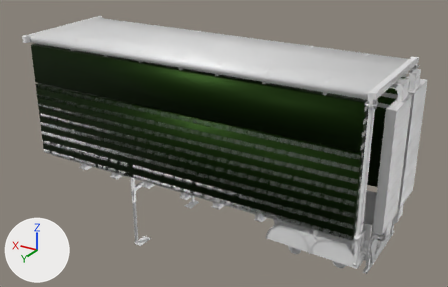
Two versions of the FBX model cage_trailer/meshes/trucks/tuning/lowmain.fbx, one commit apart.
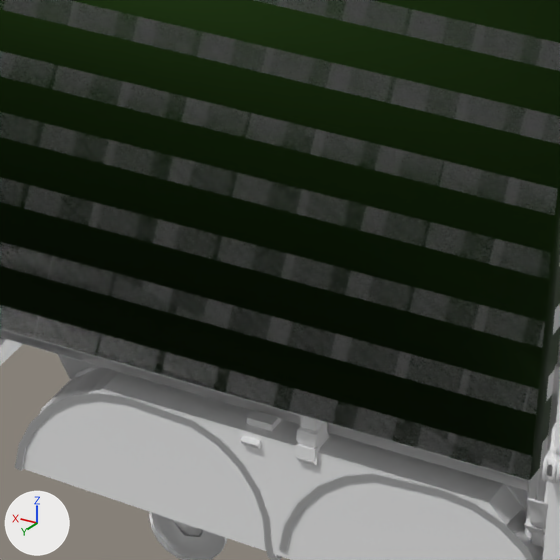
The first picture shows the older version from a 50 mm camera at (-0.1216, 0.1401, 0.0921) aimed at (-0.0516, 0.0235, 0.0337). The close-ups show both versions on the part from 59% to 80% of the width and 56% to 89% of the height of that picture; other places that the commit changed are outside them. The axes (+X, +Y, +Z) are drawn at lower left. The lights are the same throughout. Where no turn or scale is listed for an object, it has been applied to the vertices.

The first close-up shows 'cdt_Body.003', 'cdt_Lift.008', 'cdt_LowerGate.002', 'lift.003', 'main.004', 'top.001'.
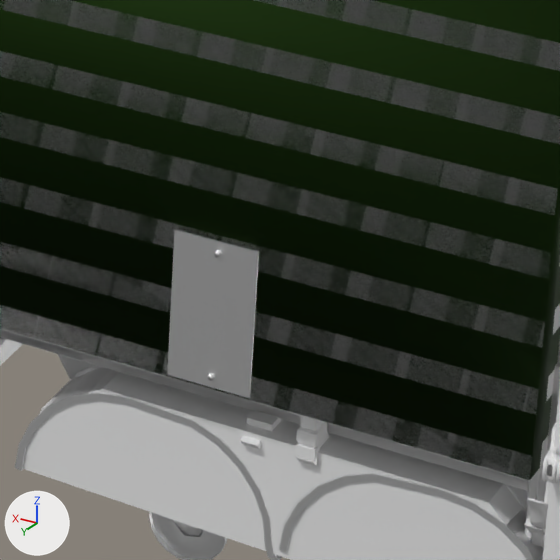
What the commit changed:
Material 'placards_mat' (mat_placards_mat) is new.
Its base color is (0.8, 0.8, 0.8) (white #e7e7e7).
Its metallic is 1.0.
Mesh me_cube_029 is new.
It has 196 vertices, 172 faces and spans x -0.0002..0.0221, y -0.0034..0.0094, z -0.029..0.0042.
It uses material mat_placards_mat (its picture is missing).
Object 'placards' (ob_placards) is new; it shows me_cube_029.
Its location is (-0.08875, 0.00686, 0.04191).

Where the change shows, as pixel boxes [x1, y1, x2, y2] in the close-ups (560 x 560 px):
'placards', added: after [167, 229, 259, 398]
